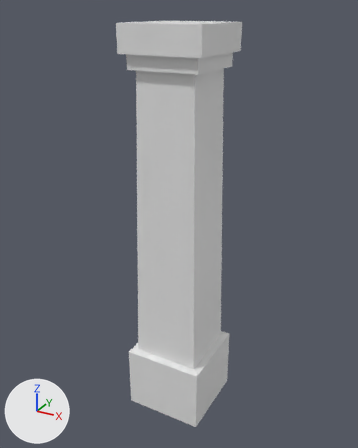
Renders of the FBX model Assets/Meshes/DungeonWallCorner.fbx from each side of a commit.
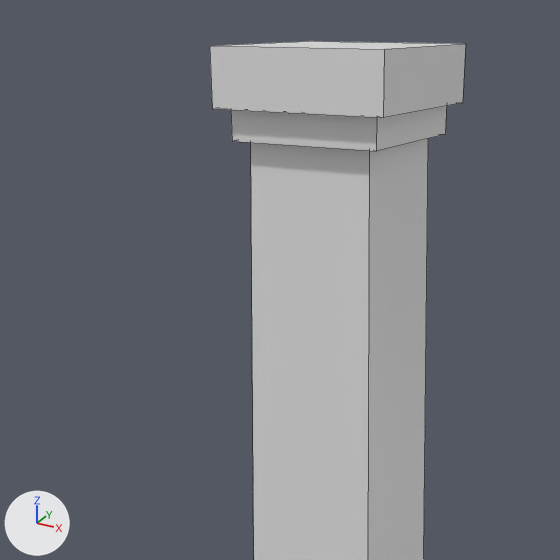
Old and new are each drawn whole from a 50 mm camera at (0.00656, -0.01203, 0.0124) aimed at (-0.00011, 0.0001, 0.00633) and again close up on the part from 3% to 81% of the width and 0% to 62% of the height. The lights are fixed; the arrows at lower left show +X, +Y and +Z. The close-ups show mesh edges as thin lines. Where no turn or scale is listed for an object, it has been applied to the vertices.

The first close-up shows 'Corner'.
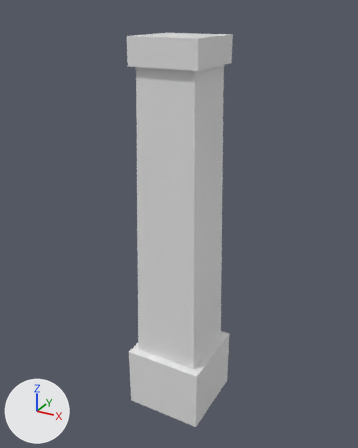
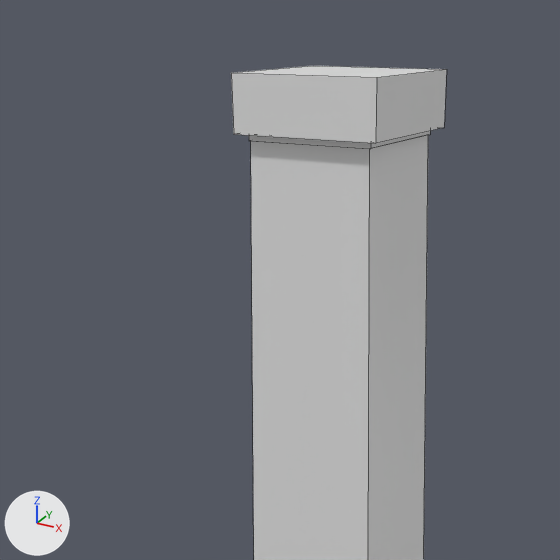
What differs and where, as boxes (x1, y1, x2, y2) in the close-ups (560 x 560 px; the box of a moved part takes in the faces that stretch with it):
'Corner', reshaped
    before: (210, 41, 466, 560)
    after: (231, 66, 447, 560)
part 1 of me_cube, moved or reshaped
    before: (210, 41, 466, 151)
    after: (231, 66, 447, 149)

Edits to the bpy script that builds the scene:
```text
Change me_cube:
    where me_cube.from_pydata(...)  # 32 vertices, 29 faces; spans x -0.00125..0.00125, y -0.00125..0.00125, z 0.0..0.01202
    used by ob_corner; location = (0.0, 0.0, 0.0)
    me_cube part 1
    me_cube.vertices[8].co: (-0.00102, -0.00103, 0.01129) -> (-0.00087, -0.00087, 0.01098)
    me_cube.vertices[9].co: (-0.00118, -0.00119, 0.01202) -> (-0.001, -0.00101, 0.01171)  # pixel (209, 45) -> pixel (231, 72)
    me_cube.vertices[10].co: (-0.00102, 0.00103, 0.01129) -> (-0.00087, 0.00087, 0.01098)
    me_cube.vertices[11].co: (-0.00118, 0.00119, 0.01202) -> (-0.001, 0.00101, 0.01171)  # pixel (308, 41) -> pixel (313, 65)
    me_cube.vertices[12].co: (0.00103, -0.00103, 0.01129) -> (0.00088, -0.00087, 0.01098)
    me_cube.vertices[13].co: (0.00119, -0.00119, 0.01202) -> (0.00101, -0.00101, 0.01171)  # pixel (384, 49) -> pixel (376, 77)
    me_cube.vertices[14].co: (0.00103, 0.00103, 0.01129) -> (0.00088, 0.00087, 0.01098)
    me_cube.vertices[15].co: (0.00119, 0.00119, 0.01202) -> (0.00101, 0.00101, 0.01171)  # pixel (465, 43) -> pixel (446, 69)
    me_cube.vertices[20].co: (-0.00118, 0.00119, 0.01129) -> (-0.001, 0.00101, 0.01098)
    me_cube.vertices[21].co: (-0.00118, -0.00119, 0.01129) -> (-0.001, -0.00101, 0.01098)  # pixel (212, 108) -> pixel (233, 134)
    me_cube.vertices[22].co: (0.00119, 0.00119, 0.01129) -> (0.00101, 0.00101, 0.01098)  # pixel (462, 102) -> pixel (444, 127)
    me_cube.vertices[23].co: (0.00119, -0.00119, 0.01129) -> (0.00101, -0.00101, 0.01098)  # pixel (383, 117) -> pixel (375, 143)
    me_cube.vertices[28].co: (-0.00102, 0.00103, 0.01089) -> (-0.00087, 0.00087, 0.01089)
    me_cube.vertices[29].co: (-0.00102, -0.00103, 0.01089) -> (-0.00087, -0.00087, 0.01089)  # pixel (232, 141) -> pixel (248, 140)
    me_cube.vertices[30].co: (0.00103, 0.00103, 0.01089) -> (0.00088, 0.00087, 0.01089)  # pixel (445, 134) -> pixel (430, 134)
    me_cube.vertices[31].co: (0.00103, -0.00103, 0.01089) -> (0.00088, -0.00087, 0.01089)  # pixel (376, 151) -> pixel (370, 148)
```
